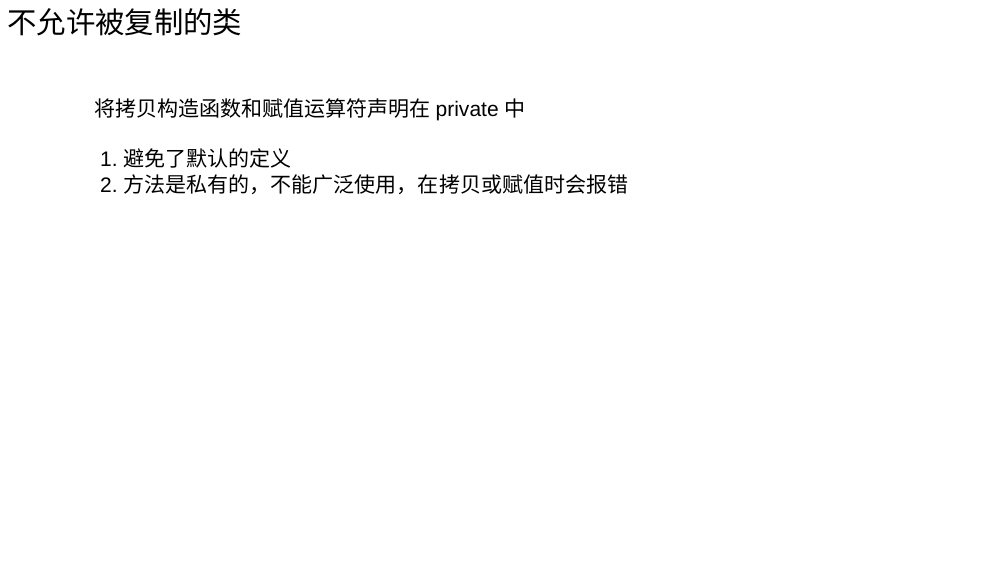
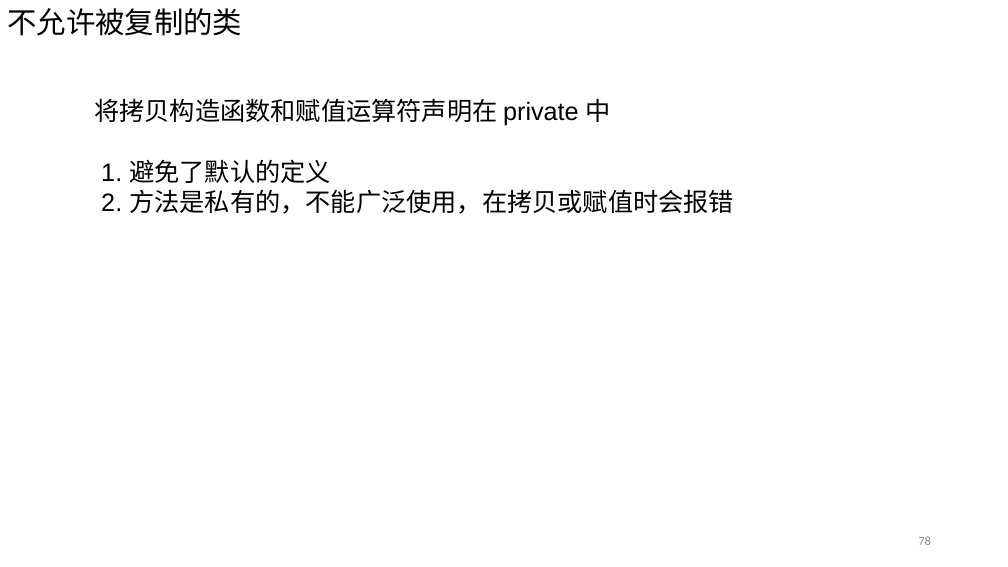
Before and after one commit to Chao200/CPP_Primer_Plus, a slide deck: slide 78 of C++ Primer Plus.pptx. Drawn at 1008x567 pixels with LibreOffice and Linux fonts; fonts in the diff are those of the drawing. Boxes give left, top, right and bottom in pixels: in the first picture for what was removed or moved away, otherwise in the second. Text is boxed around its words. In the diff, an @@ line names an element or a change of style, - is before the commit and + after.

```diff
--- a/C++ Primer Plus.pptx
+++ b/C++ Primer Plus.pptx
@@ text "将拷贝构造函数和赋值运算符声明在 private 中" at (x1=94, y1=98, x2=734, y2=214): size 20 to 24 pt @@
@@ page number added at (x1=918, y1=536, x2=931, y2=545), 12 pt, text #8C8C8C @@
+78
```
Also in this commit, not shown: 101 other slides changed, 14 slides added, 12 slides removed.
